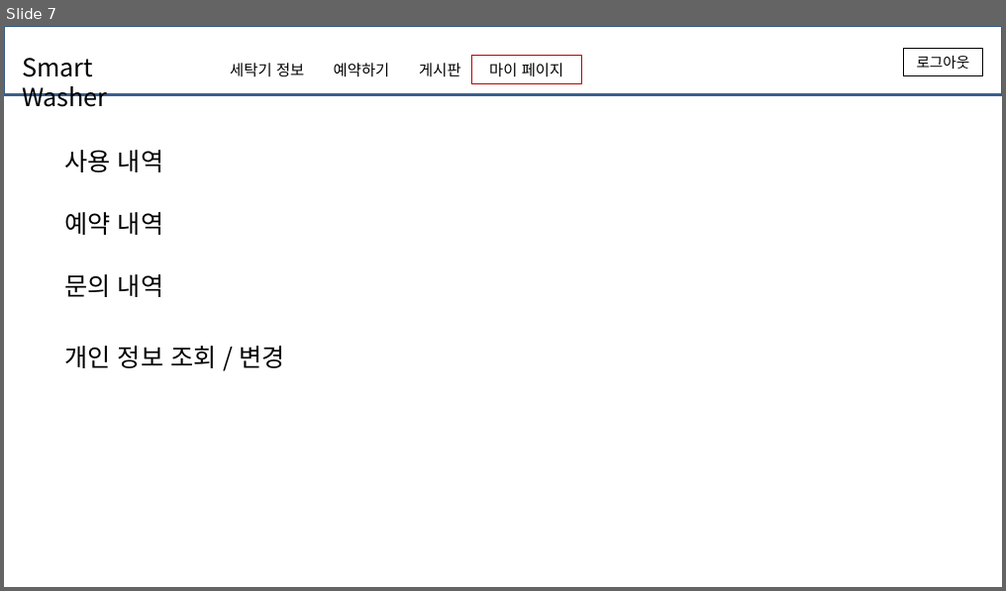
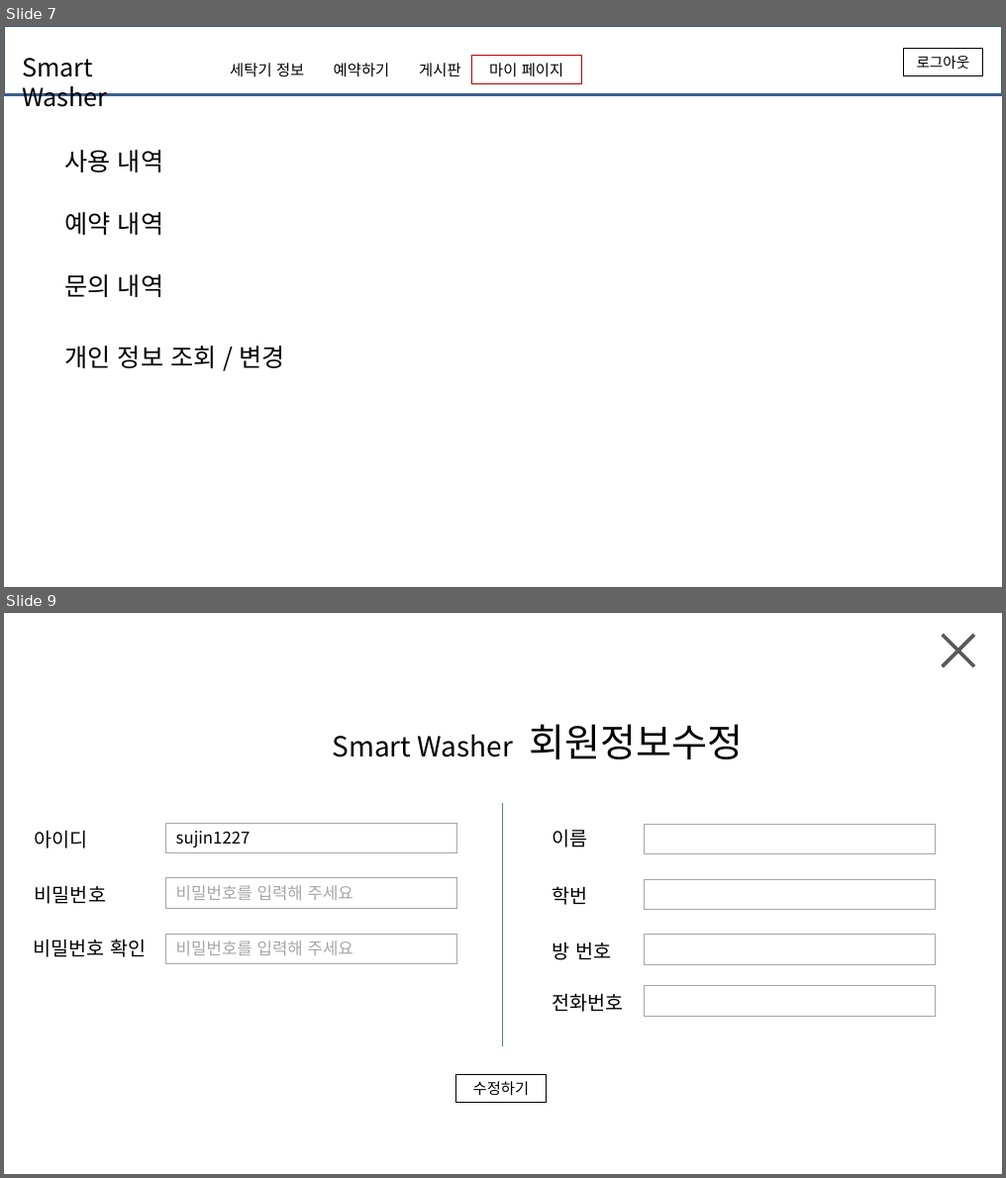
Before and after one commit to june3377/wm_pj, a slide deck: 문서파일/ui구상.pptx. Shown one above the other, each under a label of ours: slide 7 before the commit, slides 7 and 9 after it; the slides between them are not shown. The pictures are 1006x591 and 1006x1178 pixels, drawn with LibreOffice and Linux fonts; fonts in the diff are those of the drawing. Boxes give left, top, right and bottom in pixels: in the first picture for what was removed or moved away, otherwise in the second. Text is boxed around its words. In the diff, an @@ line names an element or a change of style, - is before the commit and + after.

Commit message:
ui 수정

```diff
--- a/문서파일/ui구상.pptx
+++ b/문서파일/ui구상.pptx
@@ slide 9 added at box(4, 613, 1002, 1174), background #FFFFFF @@
@@ cross added at box(927, 620, 989, 682), fill #595959 @@
@@ text added at box(529, 724, 743, 760), 28 pt, text #000000 @@
+회원정보수정
@@ text added at box(332, 734, 512, 758), 20 pt, text #000000 @@
+Smart Washer
@@ line added from (503, 1047) to (503, 804), #4B7EBC 0.75 pt @@
@@ text added at box(35, 830, 88, 849), 14 pt, text #000000 @@
+아이디
@@ rectangle added at box(166, 823, 457, 853), outline #A6A6A6 0.75 pt, 12 pt, text #000000 @@
+sujin1227
@@ text added at box(552, 829, 588, 848), 14 pt, text #000000 @@
+이름
@@ rectangle added at box(645, 825, 935, 855), outline #A6A6A6 0.75 pt @@
@@ rectangle added at box(166, 878, 457, 908), outline #A6A6A6 0.75 pt, 12 pt, text #A6A6A6 @@
+비밀번호를 입력해 주세요
@@ rectangle added at box(645, 879, 935, 909), outline #A6A6A6 0.75 pt @@
@@ text added at box(35, 885, 106, 904), 14 pt, text #000000 @@
+비밀번호
@@ text added at box(552, 886, 588, 905), 14 pt, text #000000 @@
+학번
@@ text added at box(34, 939, 146, 958), 14 pt, text #000000 @@
+비밀번호 확인
@@ rectangle added at box(166, 935, 457, 964), outline #A6A6A6 0.75 pt, 12 pt, text #A6A6A6 @@
+비밀번호를 입력해 주세요
@@ rectangle added at box(645, 935, 935, 964), outline #A6A6A6 0.75 pt @@
@@ text added at box(552, 942, 611, 960), 14 pt, text #000000 @@
+방 번호
@@ text added at box(552, 993, 624, 1012), 14 pt, text #000000 @@
+전화번호
@@ rectangle added at box(645, 986, 935, 1016), outline #A6A6A6 0.75 pt @@
@@ rectangle added at box(456, 1074, 547, 1103), outline #000000 0.75 pt, 11 pt, text #000000 @@
+수정하기
```
Also in this commit, not shown: 3 slides changed, 1 other slide added.
